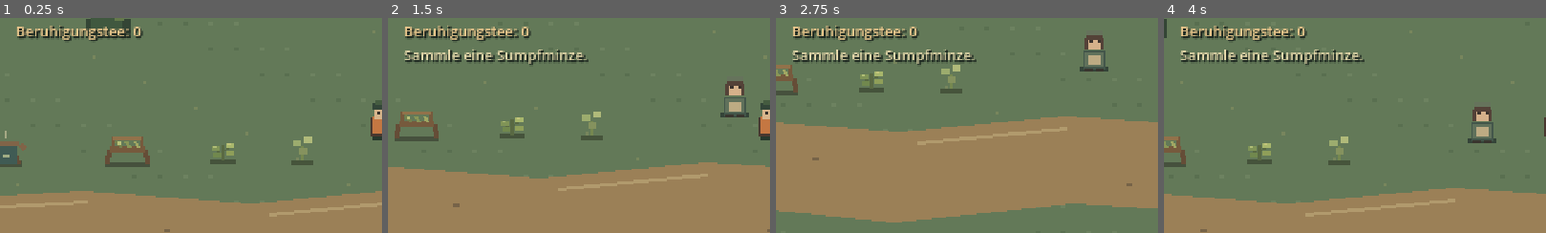
Above: before the commit, frames 1-4 (left to right).
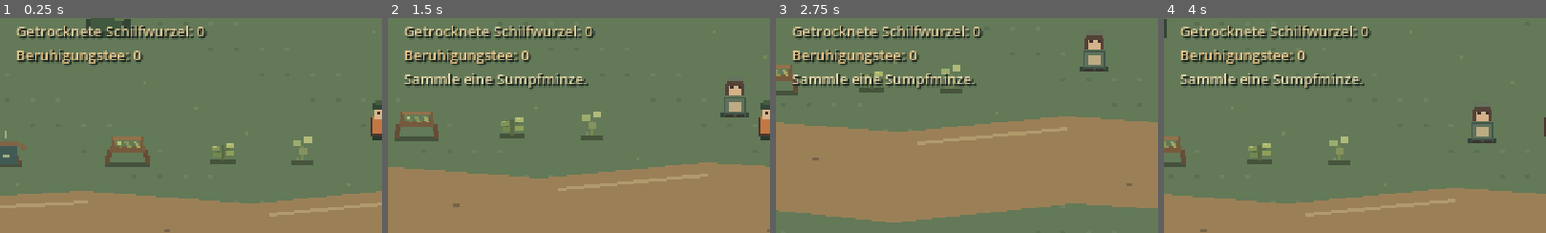
Above: after the commit, the same moments.

Repository: Fremarx/Moor-Apotheke
Game: Godot game, scene res://scenes/main.tscn
The game is run twice, just before and just after one commit, with the same random seed, the same clock (stepped at 60 frames per second) and the same inputs.
Inputs:
- Up to frame 1 (0.25 s): no input
- Up to frame 2 (1.5 s): tap Enter at 0.5 s; hold D (move_right) 0.53-1.28 s; hold E (interact) 0.53-1.28 s; hold S (move_down) from 1.28 s (still down); tap E (interact) at 1.35 s
- Up to frame 3 (2.75 s): release S (move_down) at 2.03 s; hold D (move_right) from 2.03 s (still down); hold E (interact) from 2.03 s (still down)
- Up to frame 4 (4 s): release D (move_right) at 2.78 s; release E (interact) at 2.78 s; hold W (move_up) 2.78-3.53 s; tap E (interact) at 2.85 s; hold A (move_left) from 3.53 s (still down); hold E (interact) from 3.53 s (still down)
The pictures show only the part of the screen within x 0-50%, y 25-75%; the shares and areas given below are measured in that part.

The runs differ from the first frame. In frame 1, 3.2% of the frame differs, in the area x 4-55%, y 3-22%; in frame 2, 5.5%, in the area x 4-55%, y 3-33%; in frame 3, 5.5%; in frame 4, 5.5%.

Commit message:
feat(loop): dry reed root at the rack

Diff:
--- a/scenes/main.tscn
+++ b/scenes/main.tscn
@@ -77,9 +77,9 @@
 
 [node name="TeaCount" type="Label" parent="HUD"]
 offset_left = 10.0
-offset_top = 70.0
+offset_top = 85.0
 offset_right = 220.0
-offset_bottom = 85.0
+offset_bottom = 100.0
 theme_override_colors/font_color = Color(0.92, 0.78, 0.55, 1)
 theme_override_colors/font_shadow_color = Color(0.12, 0.16, 0.13, 1)
 theme_override_constants/shadow_offset_x = 1
@@ -87,12 +87,24 @@
 theme_override_font_sizes/font_size = 9
 text = "Beruhigungstee: 0"
 
+[node name="DriedReedRootCount" type="Label" parent="HUD"]
+offset_left = 10.0
+offset_top = 70.0
+offset_right = 280.0
+offset_bottom = 85.0
+theme_override_colors/font_color = Color(0.87, 0.79, 0.59, 1)
+theme_override_colors/font_shadow_color = Color(0.12, 0.16, 0.13, 1)
+theme_override_constants/shadow_offset_x = 1
+theme_override_constants/shadow_offset_y = 1
+theme_override_font_sizes/font_size = 9
+text = "Getrocknete Schilfwurzel: 0"
+
 [node name="QuestStatus" type="Label" parent="HUD"]
 visible = false
 offset_left = 10.0
-offset_top = 85.0
+offset_top = 100.0
 offset_right = 460.0
-offset_bottom = 100.0
+offset_bottom = 115.0
 theme_override_colors/font_color = Color(0.9, 0.85, 0.67, 1)
 theme_override_colors/font_shadow_color = Color(0.12, 0.16, 0.13, 1)
 theme_override_constants/shadow_offset_x = 1
--- a/scripts/drying_rack.gd
+++ b/scripts/drying_rack.gd
@@ -16,11 +16,15 @@
 	if not is_instance_valid(_inventory):
 		return "Das Trockengestell ist gerade nicht erreichbar."
 
-	var processed := bool(_inventory.call("transfer_item", "sump_mint", "dried_sump_mint", 1))
-	if not processed:
-		return "Du brauchst eine frische Sumpfminze zum Trocknen."
+	var mint_processed := bool(_inventory.call("transfer_item", "sump_mint", "dried_sump_mint", 1))
+	if mint_processed:
+		return "Die Sumpfminze ist getrocknet."
 
-	return "Die Sumpfminze ist getrocknet."
+	var reed_root_processed := bool(_inventory.call("transfer_item", "reed_root", "dried_reed_root", 1))
+	if reed_root_processed:
+		return "Die Schilfwurzel ist getrocknet."
+
+	return "Du brauchst frische Sumpfminze oder eine frische Schilfwurzel zum Trocknen."
 
 
 func _draw() -> void:
--- a/scripts/main.gd
+++ b/scripts/main.gd
@@ -6,6 +6,7 @@
 @onready var _inventory_count: Label = $HUD/InventoryCount
 @onready var _reed_root_count: Label = $HUD/ReedRootCount
 @onready var _dried_mint_count: Label = $HUD/DriedMintCount
+@onready var _dried_reed_root_count: Label = $HUD/DriedReedRootCount
 @onready var _tea_count: Label = $HUD/TeaCount
 @onready var _quest_status: Label = $HUD/QuestStatus
 @onready var _interaction_prompt: Label = $HUD/InteractionPrompt
@@ -57,6 +58,8 @@
 		_reed_root_count.text = "Schilfwurzel: %d" % amount
 	elif item_id == "dried_sump_mint":
 		_dried_mint_count.text = "Getrocknete Minze: %d" % amount
+	elif item_id == "dried_reed_root":
+		_dried_reed_root_count.text = "Getrocknete Schilfwurzel: %d" % amount
 	elif item_id == "calming_tea":
 		_tea_count.text = "Beruhigungstee: %d" % amount
 
--- /dev/null
+++ b/tests/loop_003_reed_root_drying_test.gd
@@ -0,0 +1,114 @@
+extends SceneTree
+
+const MAIN_SCENE: PackedScene = preload("res://scenes/main.tscn")
+
+var _failures: Array[String] = []
+
+
+func _initialize() -> void:
+	call_deferred("_run")
+
+
+func _run() -> void:
+	var main := MAIN_SCENE.instantiate()
+	root.add_child(main)
+	await physics_frame
+	await physics_frame
+
+	var player := main.get_node_or_null("World/Player")
+	var inventory := main.get_node_or_null("Inventory")
+	var rack := main.get_node_or_null("World/TestMap/Trockengestell") as Area2D
+	var reed_pickup := main.get_node_or_null("World/TestMap/Schilfwurzel") as Area2D
+	var mint_count := main.get_node_or_null("HUD/InventoryCount") as Label
+	var reed_count := main.get_node_or_null("HUD/ReedRootCount") as Label
+	var dried_mint_count := main.get_node_or_null("HUD/DriedMintCount") as Label
+	var dried_reed_count := main.get_node_or_null("HUD/DriedReedRootCount") as Label
+	var feedback := main.get_node_or_null("HUD/InteractionFeedback") as Label
+
+	_check(player != null, "the player exists")
+	_check(inventory != null, "the inventory exists")
+	_check(rack != null, "the drying rack exists")
+	_check(reed_pickup != null, "the Schilfwurzel pickup exists")
+	_check(mint_count != null, "the fresh mint HUD count exists")
+	_check(reed_count != null, "the fresh reed-root HUD count exists")
+	_check(dried_mint_count != null, "the dried mint HUD count exists")
+	_check(dried_reed_count != null, "the dried reed-root HUD count exists")
+	_check(feedback != null, "interaction feedback exists")
+	if player == null or inventory == null or rack == null or reed_pickup == null or mint_count == null or reed_count == null or dried_mint_count == null or dried_reed_count == null or feedback == null:
+		main.queue_free()
+		_finish()
+		return
+
+	_check(dried_reed_count.text == "Getrocknete Schilfwurzel: 0", "the dried reed-root HUD count starts at zero")
+	_check(int(inventory.call("get_count", "reed_root")) == 0, "fresh reed root starts at zero")
+	_check(int(inventory.call("get_count", "dried_reed_root")) == 0, "dried reed root starts at zero")
+
+	await _move_near(player, rack)
+	_press_e(player)
+	_check(int(inventory.call("get_count", "reed_root")) == 0, "the rack does not invent fresh reed root")
+	_check(int(inventory.call("get_count", "dried_reed_root")) == 0, "the rack does not produce without ingredients")
+	_check(feedback.text.contains("Schilfwurzel"), "the rack names reed root as an accepted drying ingredient")
+
+	await _move_near(player, reed_pickup)
+	_press_e(player)
+	inventory.call("add_item", "reed_root", 1)
+	inventory.call("add_item", "sump_mint", 1)
+	_check(int(inventory.call("get_count", "reed_root")) == 2, "the test prepares two fresh reed roots")
+	_check(int(inventory.call("get_count", "sump_mint")) == 1, "fresh Sumpfminze is also available")
+
+	await _move_near(player, rack)
+	_press_e(player)
+	_check(int(inventory.call("get_count", "sump_mint")) == 0, "the rack keeps the existing Sumpfminze-first order")
+	_check(int(inventory.call("get_count", "dried_sump_mint")) == 1, "the existing mint recipe still produces one dried mint")
+	_check(int(inventory.call("get_count", "reed_root")) == 2, "drying mint leaves the reed-root stock unchanged")
+	_check(int(inventory.call("get_count", "dried_reed_root")) == 0, "drying mint produces no dried reed root")
+	_check(feedback.text.contains("Sumpfminze") and feedback.text.contains("getrocknet"), "feedback identifies the mint that was dried")
+
+	_press_e(player)
+	_check(int(inventory.call("get_count", "reed_root")) == 1, "drying consumes exactly one fresh reed root")
+	_check(int(inventory.call("get_count", "dried_reed_root")) == 1, "drying produces exactly one dried reed root")
+	_check(reed_count.text == "Schilfwurzel: 1", "the HUD updates the fresh reed-root count")
+	_check(dried_reed_count.text == "Getrocknete Schilfwurzel: 1", "the HUD updates the dried reed-root count")
+	_check(mint_count.text == "Sumpfminze: 0", "the mint HUD count remains at zero")
+	_check(dried_mint_count.text == "Getrocknete Minze: 1", "the dried mint HUD count remains independent")
+	_check(feedback.text.contains("Schilfwurzel") and feedback.text.contains("getrocknet"), "feedback identifies the reed root that was dried")
+
+	_press_e(player)
+	_check(int(inventory.call("get_count", "reed_root")) == 0, "the rack can dry the second reed root")
+	_check(int(inventory.call("get_count", "dried_reed_root")) == 2, "repeated drying keeps a one-to-one ratio")
+	_press_e(player)
+	_check(int(inventory.call("get_count", "dried_reed_root")) == 2, "the rack cannot produce dried reed root without fresh stock")
+	_check(dried_reed_count.text == "Getrocknete Schilfwurzel: 2", "the dried count remains unchanged without supplies")
+	_check(feedback.text.contains("frische"), "the missing-ingredient message remains visible")
+
+	main.queue_free()
+	_finish()
+
+
+func _move_near(player: Node, target: Node2D) -> void:
+	player.global_position = target.global_position + Vector2(6, 0)
+	await physics_frame
+	await physics_frame
+
+
+func _press_e(player: Node) -> void:
+	var event := InputEventKey.new()
+	event.physical_keycode = KEY_E
+	event.pressed = true
+	player.call("_unhandled_input", event)
+
+
+func _check(condition: bool, description: String) -> void:
+	if not condition:
+		_failures.append(description)
+
+
+func _finish() -> void:
+	if _failures.is_empty():
+		print("LOOP-003 reed-root drying checks passed.")
+		quit(0)
+		return
+
+	for failure in _failures:
+		push_error("LOOP-003 check failed: " + failure)
+	quit(1)
Not shown, added: tests/loop_003_reed_root_drying_test.gd.uid
Not shown, changed: PROJECT_PLAN.md
Not shown, changed: docs/AI_CONTEXT.md
Not shown, changed: docs/ARCHITECTURE.md
Not shown, changed: docs/KNOWLEDGE_BASE.md
Not shown, changed: docs/TESTING.md
